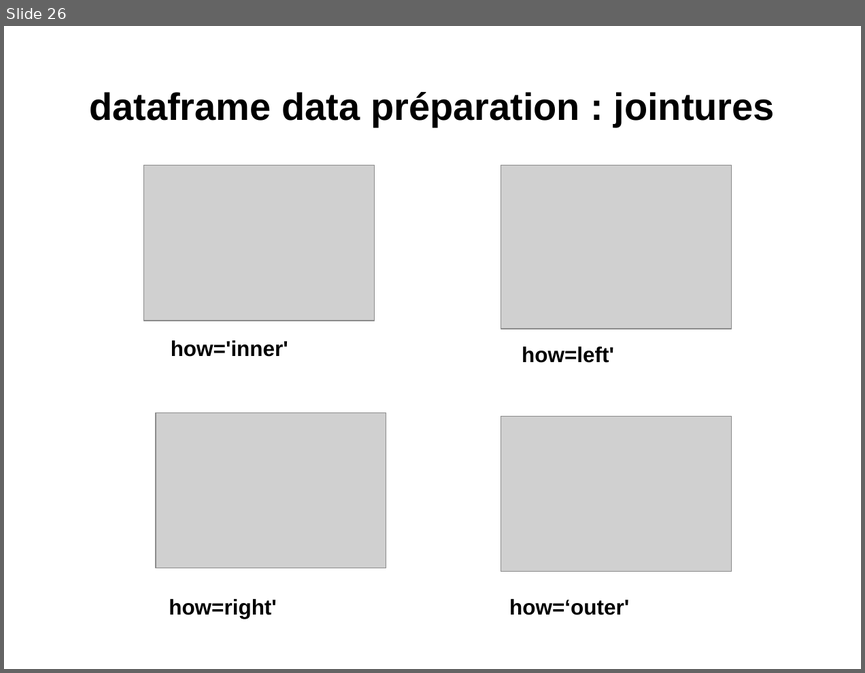
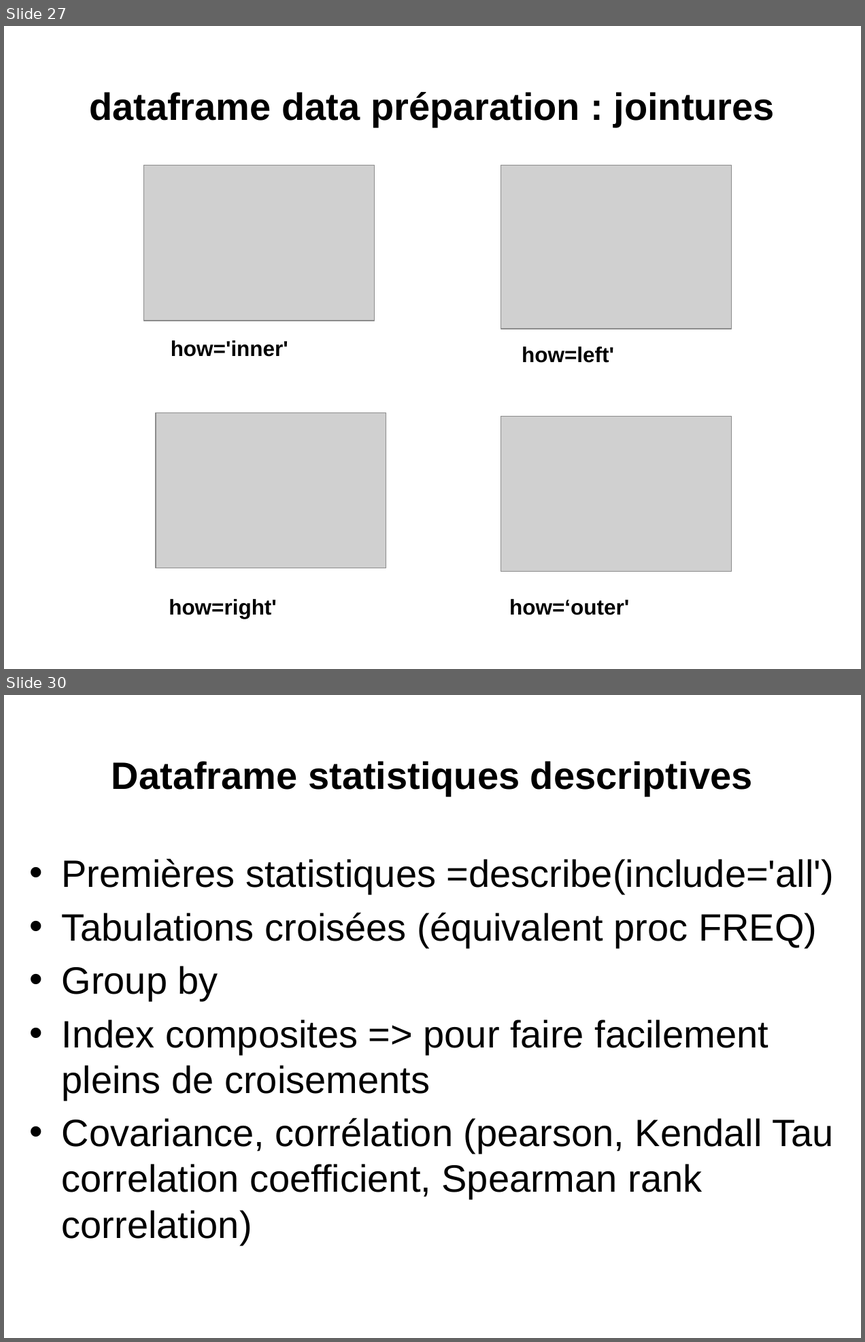
Before and after one commit to loicmidy/formation-python, a slide deck: formation python.pptx. Shown one above the other, each under a label of ours: slide 26 before the commit, slides 27 and 30 after it; the slides between them are not shown. The pictures are 865x673 and 865x1342 pixels, drawn with LibreOffice and Linux fonts; fonts in the diff are those of the drawing; grey boxes stand for pictures. Boxes give left, top, right and bottom in pixels: in the first picture for what was removed or moved away, otherwise in the second. Text is boxed around its words. In the diff, an @@ line names an element or a change of style, - is before the commit and + after.

```diff
--- a/formation python.pptx
+++ b/formation python.pptx
@@ slide 30 added at (4, 695, 861, 1338), background #FFFFFF @@
@@ title added at (111, 761, 753, 796), 32 pt, text #000000, bold @@
+Dataframe statistiques descriptives
@@ text added at (62, 858, 834, 1244), 32 pt, text #000000 @@
+• Premières statistiques =describe(include='all')
+• Tabulations croisées (équivalent proc FREQ)
+• Group by
+• Index composites => pour faire facilement pleins de croisements
+• Covariance, corrélation (pearson, Kendall Tau correlation coefficient, Spearman rank correlation)
@@ what was slide 26 is now slide 27 @@
```
Also in this commit, not shown: 4 slides changed, 20 other slides added, 1 slide removed, 16 other files.
